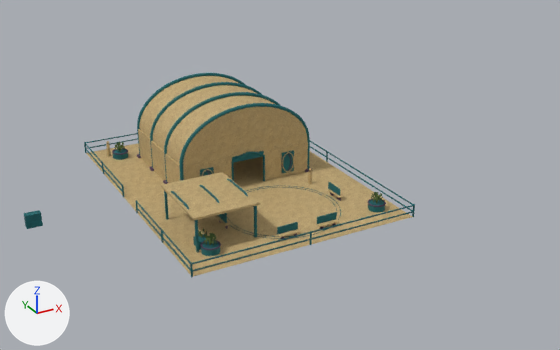
The glTF model assets/ship_commons/commons_painted.glb: old version first, new version second.
Before and after are seen from a camera (50 mm lens) standing at (-5.6, -60.2, 89.3) and looking at (29.5, 3.6, 57.4). Arrows for +X, +Y and +Z are at lower left; the lights stay in place. The older version comes first. Vertices at exactly the same position are counted once.

Objects in the first picture: 'Commons painted kit'.
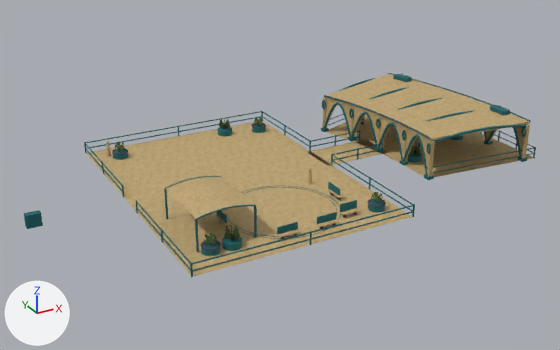
The edits, one by one:
me_cube_010 is used by ob_commons_painted_kit; location (14.0, -3.5, 57.55).
me_cube_010 had 7353 vertices, 13928 faces and spanned x -9.7..22.1, y -6.6..23.6, z -0.6..7.9.
me_cube_010 now has 13059 vertices, 24444 faces and spans x -9.7..42.6, y -6.6..23.6, z -0.6..4.4.
me_cube_010 part 1: a new loose piece, a box spanning x 21.5..29.5, y 7.5..12.0, z -0.55..-0.525, in mat_commons_uv_gouache_atlas (picture img_paint_atlas_v1).
me_cube_010 part 2: a new loose piece, a box spanning x 28.63..29.05, y -0.46..-0.04, z -0.55..3.55, in mat_commons_uv_gouache_atlas (picture img_paint_atlas_v1).
me_cube_010 part 3: a new loose piece, a box spanning x 28.79..29.21, y 3.85..4.27, z -0.55..3.55, in mat_commons_uv_gouache_atlas (picture img_paint_atlas_v1).
me_cube_010 part 4: a new loose piece, a box spanning x 28.51..28.93, y 8.16..8.58, z -0.55..3.55, in mat_commons_uv_gouache_atlas (picture img_paint_atlas_v1).
me_cube_010 part 5: a new loose piece, a box spanning x 27.81..28.23, y 12.41..12.83, z -0.55..3.55, in mat_commons_uv_gouache_atlas (picture img_paint_atlas_v1).
me_cube_010 part 6: a new loose piece, a box spanning x 26.69..27.11, y 16.58..17.0, z -0.55..3.55, in mat_commons_uv_gouache_atlas (picture img_paint_atlas_v1).
me_cube_010 part 7: a new loose piece, a box spanning x 40.58..41.0, y -1.5..-1.08, z -0.55..3.55, in mat_commons_uv_gouache_atlas (picture img_paint_atlas_v1).
me_cube_010 part 8: 73 loose pieces with 4576 vertices, spanning x 2.2..22.1, y -2.8..19.9, z -0.6..7.9, are deleted.
me_cube_010 part 9: 8931 vertices added at x 22.0..42.6, y -1.5..21.0, z -0.5..4.4.
me_cube_010 part 10: 186 vertices removed from x 1.7..7.8, y -3.3..4.3, z -0.5..3.0; 368 vertices added at x 1.9..7.6, y -4.3..4.1, z -0.6..3.0.
me_cube_010 part 11: 97 vertices added at x 15.1..16.9, y 20.6..22.4, z -0.5..1.3.
me_cube_010 part 12: 32 vertices added at x 16.1..17.9, y -3.8..-3.2, z -0.5..0.7.
Other edits to the shape of me_cube_010 do not show in these pictures.

Where the change shows, as pixel boxes (x1, y1, x2, y2) in the pictures (560 x 350 px; the box of a moved part takes in the faces that stretch with it):
'Commons painted kit', reshaped (31% wider)
    before: (24, 73, 415, 278)
    after: (24, 73, 536, 278)
part 1 of me_cube_010, added (brown)
    after: (307, 140, 388, 165)
part 2 of me_cube_010, added
    after: (427, 141, 435, 177)
part 3 of me_cube_010, added
    after: (402, 128, 407, 162)
part 4 of me_cube_010, added
    after: (377, 116, 382, 149)
part 5 of me_cube_010, added
    after: (350, 106, 355, 137)
part 6 of me_cube_010, added
    after: (322, 98, 327, 129)
part 7 of me_cube_010, added
    after: (521, 124, 530, 158)
part 8 of me_cube_010, deleted (brown)
    before: (137, 73, 328, 250)
part 9 of me_cube_010, added (brown)
    after: (262, 73, 536, 211)
part 10 of me_cube_010, moved or reshaped
    before: (161, 172, 260, 253)
    after: (164, 176, 257, 252)
part 11 of me_cube_010, added
    after: (217, 119, 232, 136)
part 12 of me_cube_010, added
    after: (340, 200, 360, 218)
